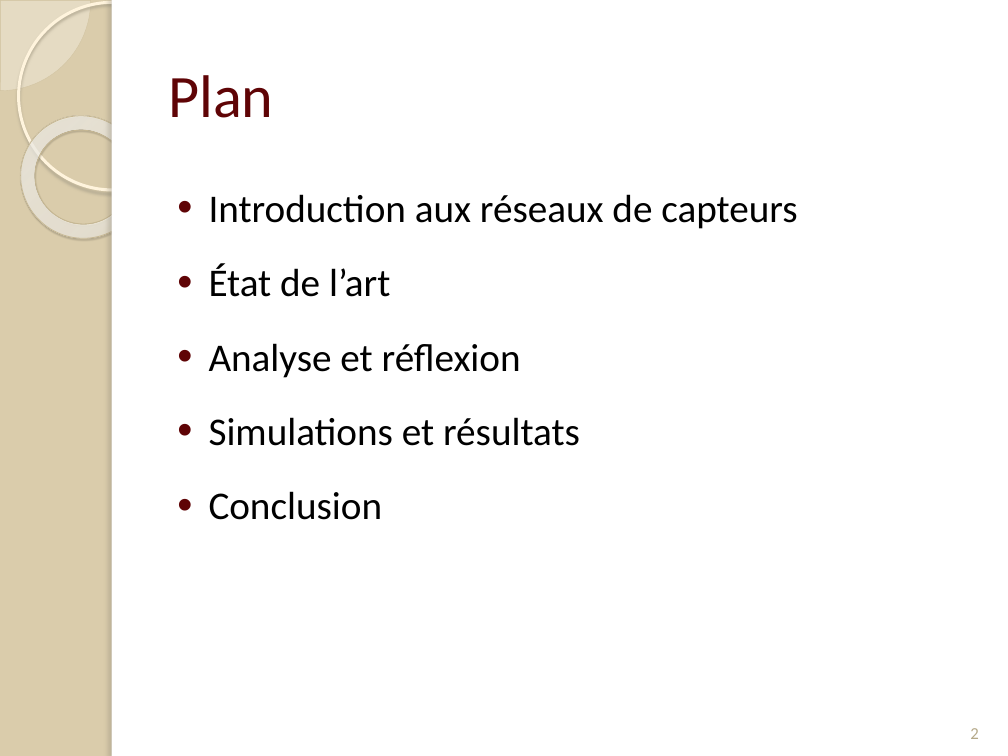
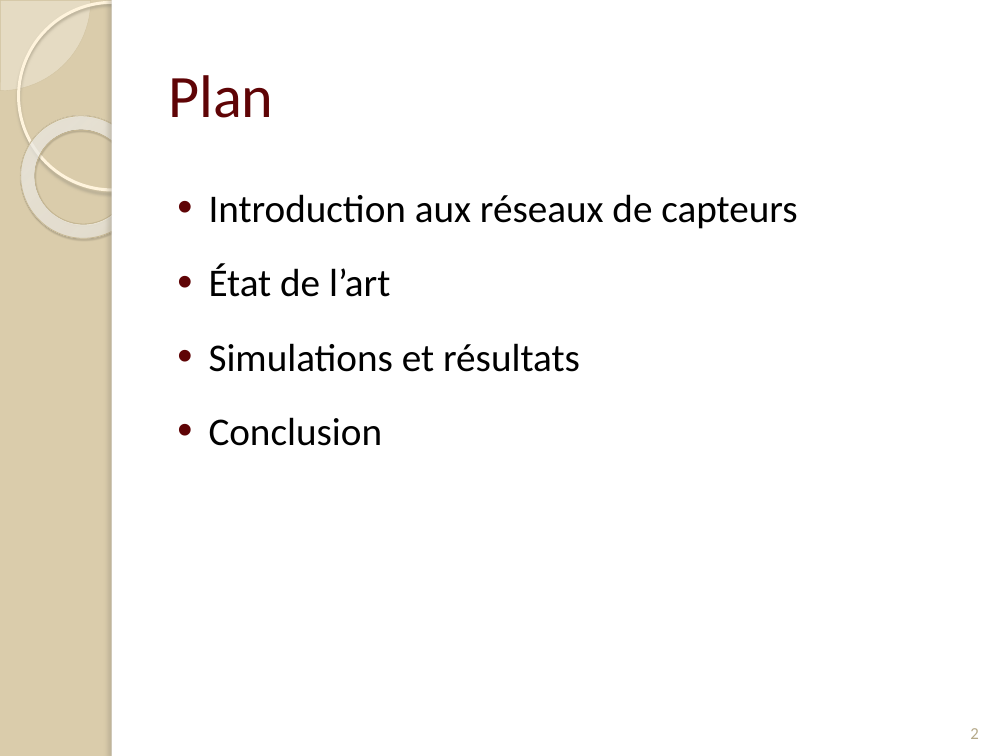
Before and after one commit to Patre/Energy-saving-in-sensors--networks, a slide deck: slide 2 of Redaction/Presentation/pres.pptx. Drawn at 1008x756 pixels with LibreOffice and Linux fonts; fonts in the diff are those of the drawing. Boxes give left, top, right and bottom in pixels: in the first picture for what was removed or moved away, otherwise in the second. Text is boxed around its words. In the diff, an @@ line names an element or a change of style, - is before the commit and + after.

```diff
--- a/Redaction/Presentation/pres.pptx
+++ b/Redaction/Presentation/pres.pptx
@@ text at [209,343,521,378]: paragraph removed @@
-• Analyse et réflexion
```
Also in this commit, not shown: 2 other slides changed, 1 other file.
